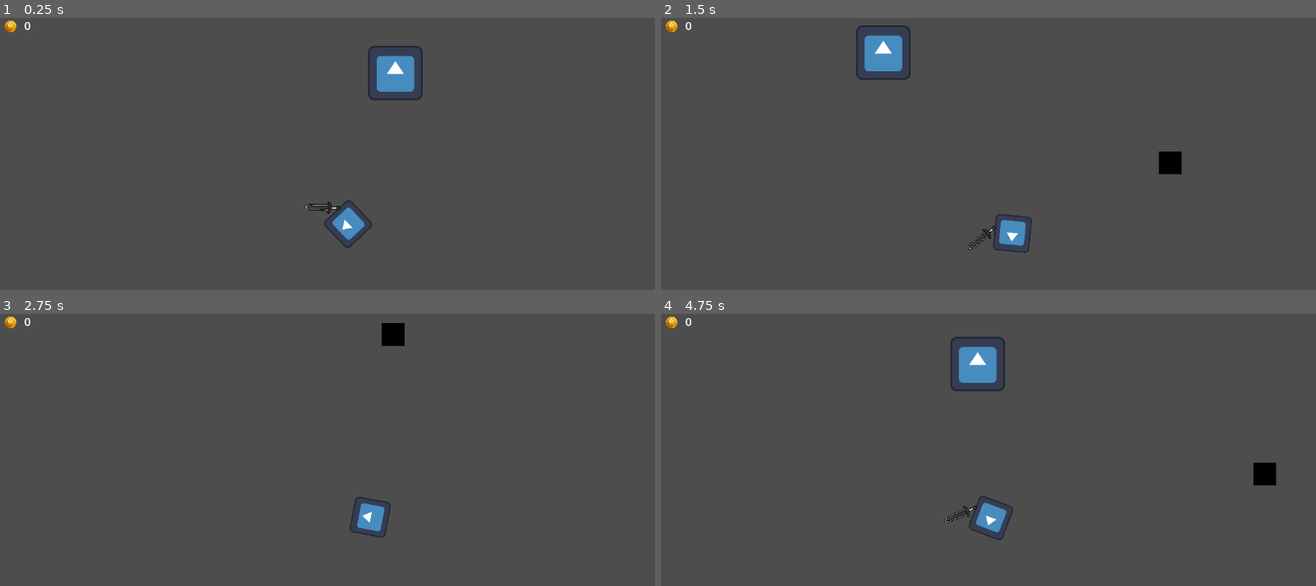
Above: before the commit, frames 1-4 (two rows, left to right).
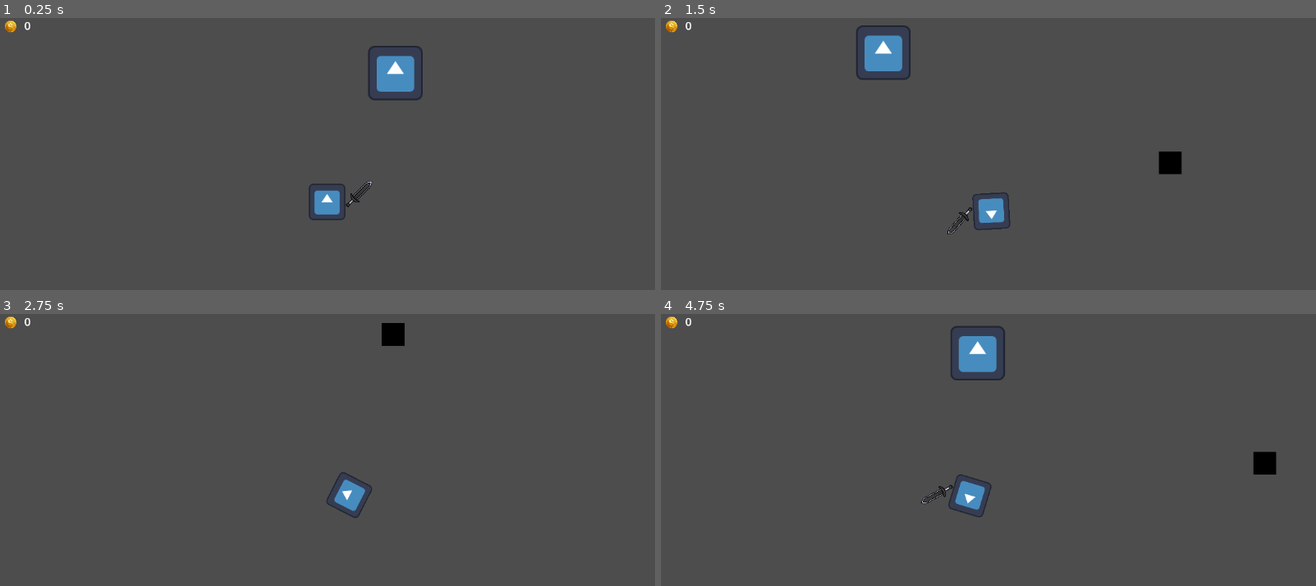
Above: after the commit, the same moments.

Repository: KevinSanchez96/Videojuego_Prototipado
Game: Godot game, scene res://scenes/world.tscn
The game is run twice, just before and just after one commit, with the same random seed, the same clock (stepped at 60 frames per second) and the same inputs. The engine's default icon, where the game draws it, is replaced by a stand-in: a white triangle on a blue panel in a dark square.
Inputs (mouse positions are in pixels of both pictures, inside the frame that each line leads up to):
- Up to frame 1 (0.25 s): no input
- Up to frame 2 (1.5 s): tap Enter at 0.5 s; move the mouse to (1132, 183) at 0.52 s; hold D (move_right) 0.53-1.28 s; click (1132, 183) at 0.6 s; move the mouse to (857, 219) at 1.27 s; hold S (move_down) from 1.28 s (still down); click (857, 219) at 1.35 s
- Up to frame 3 (2.75 s): move the mouse to (393, 417) at 2.02 s; release S (move_down) at 2.03 s; hold D (move_right) from 2.03 s (still down); tap E (interact) at 2.1 s; click (393, 417) at 2.3 s
- Up to frame 4 (4.75 s): move the mouse to (955, 572) at 2.77 s; release D (move_right) at 2.78 s; hold W (move_up) 2.78-3.53 s; click (955, 572) at 2.85 s; move the mouse to (1185, 553) at 3.52 s; hold A (move_left) from 3.53 s (still down); click (1185, 553) at 3.6 s; move the mouse to (792, 441) at 4.27 s; tap E (interact) at 4.35 s; click (792, 441) at 4.55 s

The runs differ from the first frame. In frame 1, 1.0% of the frame differs, in the area x 46-57%, y 59-85%; in frame 2, 1.0%; in frame 3, 0.9%; in frame 4, 2.1%, in the area x 39-94%, y 4-84%.

Commit message:
bug visual se pegan

Diff:
--- a/videojuego_prototipado/scenes/enemy.tscn
+++ b/videojuego_prototipado/scenes/enemy.tscn
@@ -16,9 +16,6 @@
 [sub_resource type="CircleShape2D" id="CircleShape2D_nenq2"]
 radius = 253.11
 
-[sub_resource type="CircleShape2D" id="CircleShape2D_8qclf"]
-radius = 111.52802
-
 [node name="Enemy" type="CharacterBody2D" unique_id=1571177986 groups=["enemigos"]]
 collision_layer = 2
 collision_mask = 0
@@ -26,24 +23,16 @@
 
 [node name="Sprite2D" type="Sprite2D" parent="." unique_id=477120180]
 texture = ExtResource("2_4ra3w")
-offset = Vector2(-1, -54)
 
 [node name="CollisionShape2D" type="CollisionShape2D" parent="." unique_id=365302352]
-position = Vector2(-1, -53)
 shape = SubResource("RectangleShape2D_5uy6h")
+disabled = true
 
 [node name="DetectionSpawn" type="Area2D" parent="." unique_id=1015114141]
 collision_layer = 4
 
 [node name="CollisionShape2D" type="CollisionShape2D" parent="DetectionSpawn" unique_id=1409615153]
-position = Vector2(-0.84375, -59.375)
 shape = SubResource("CircleShape2D_nenq2")
-
-[node name="AttackArea" type="Area2D" parent="." unique_id=545669544]
-
-[node name="CollisionShape2D" type="CollisionShape2D" parent="AttackArea" unique_id=994994558]
-position = Vector2(-1.5, -55.5)
-shape = SubResource("CircleShape2D_8qclf")
 
 [node name="State_Machine" type="Node" parent="." unique_id=571602481]
 script = ExtResource("3_5uy6h")
@@ -70,9 +59,6 @@
 one_shot = true
 
 [node name="Marker2D" type="Marker2D" parent="." unique_id=419714590]
-position = Vector2(0, -51)
 
 [connection signal="body_entered" from="DetectionSpawn" to="." method="_on_detection_spawn_body_entered"]
-[connection signal="body_entered" from="AttackArea" to="." method="_on_attack_area_body_entered"]
-[connection signal="body_exited" from="AttackArea" to="." method="_on_attack_area_body_exited"]
 [connection signal="timeout" from="State_Machine/Attack/AttackCooldown" to="State_Machine/Attack" method="_on_attack_cooldown_timeout"]
--- a/videojuego_prototipado/scenes/player.tscn
+++ b/videojuego_prototipado/scenes/player.tscn
@@ -22,27 +22,24 @@
 script = ExtResource("1_qo1am")
 
 [node name="CollisionShape2D" type="CollisionShape2D" parent="." unique_id=859508430]
-position = Vector2(73.5, 78)
 shape = SubResource("RectangleShape2D_27g2b")
 
 [node name="Sprite2D" type="Sprite2D" parent="." unique_id=1045880015]
-position = Vector2(74, 78)
 texture = ExtResource("1_480mm")
 
 [node name="Sword" type="Area2D" parent="Sprite2D" unique_id=20233686]
-position = Vector2(-74, -78)
 collision_layer = 4
 collision_mask = 2
 
 [node name="Sprite2D" type="Sprite2D" parent="Sprite2D/Sword" unique_id=587177641]
 z_index = 1
-position = Vector2(178.125, 53.125)
+position = Vector2(112.00001, -27.999992)
 rotation = 1.5708
 scale = Vector2(0.21, 0.21)
 texture = ExtResource("5_sysii")
 
 [node name="CollisionShape2D" type="CollisionShape2D" parent="Sprite2D/Sword" unique_id=870779556]
-position = Vector2(185, 46.999996)
+position = Vector2(111, -27.000004)
 rotation = 0.7978657
 scale = Vector2(-1.5987996, 1.6135448)
 shape = SubResource("CapsuleShape2D_fjrip")
@@ -52,7 +49,6 @@
 position_smoothing_speed = 8.0
 
 [node name="Marker2D" type="Marker2D" parent="." unique_id=2126147622]
-position = Vector2(74, 81)
 
 [node name="State_Machine" type="Node" parent="." unique_id=1936231923]
 script = ExtResource("2_qco6i")
--- a/videojuego_prototipado/scenes/scene1.tscn
+++ b/videojuego_prototipado/scenes/scene1.tscn
@@ -14,7 +14,6 @@
 [node name="CanvasLayer" type="CanvasLayer" parent="." unique_id=596574903]
 
 [node name="MainUI" parent="CanvasLayer" unique_id=1280682809 instance=ExtResource("5_tbgi4")]
-visible = false
 
 [node name="Door" parent="." unique_id=461972240 instance=ExtResource("3_007yp")]
 position = Vector2(604, -53)
--- a/videojuego_prototipado/scenes/scene2.tscn
+++ b/videojuego_prototipado/scenes/scene2.tscn
@@ -37,4 +37,7 @@
 theme_override_font_sizes/font_size = 100
 text = "3"
 
+[node name="Enemy5" parent="." unique_id=1948652078 instance=ExtResource("1_2nwup")]
+position = Vector2(166, -33)
+
 [connection signal="timeout" from="Timer" to="." method="_on_timer_timeout"]
--- a/videojuego_prototipado/scenes/vidaymonedasui/vidaymonedas_ui.gd
+++ /dev/null
@@ -1,18 +0,0 @@
-extends Control
-
-var coins = 0
-var textocoins = " : "
-
-# Called when the node enters the scene tree for the first time.
-func _ready() -> void:
-	$CanvasLayer/HBoxContainer/Label.text = " : " + str(coins)
-	pass # Replace with function body.
-
-
-# Called every frame. 'delta' is the elapsed time since the previous frame.
-func _process(delta: float) -> void:
-	pass
-
-func count_coin():
-	coins += 1
-	$CanvasLayer/HBoxContainer/Label.text = " : " + str(coins)
--- a/videojuego_prototipado/scenes/vidaymonedasui/vidaymonedas_ui.tscn
+++ /dev/null
@@ -1,35 +0,0 @@
-[gd_scene format=3 uid="uid://chohutpyyjea8"]
-
-[ext_resource type="Script" uid="uid://hf7ec8i5cmnq" path="res://scenes/vidaymonedasui/vidaymonedas_ui.gd" id="1_4vc48"]
-[ext_resource type="Texture2D" uid="uid://cmjuxxjvrnoah" path="res://assets/sprites/moneda_placeholder.png" id="2_2iake"]
-
-[sub_resource type="LabelSettings" id="LabelSettings_b6tg7"]
-
-[node name="vidaymonedasUI" type="Control" unique_id=135201236 groups=["monedas"]]
-layout_mode = 3
-anchors_preset = 15
-anchor_right = 1.0
-anchor_bottom = 1.0
-grow_horizontal = 2
-grow_vertical = 2
-script = ExtResource("1_4vc48")
-
-[node name="CanvasLayer" type="CanvasLayer" parent="." unique_id=1661882208]
-
-[node name="HBoxContainer" type="HBoxContainer" parent="CanvasLayer" unique_id=264462577]
-offset_right = 40.0
-offset_bottom = 40.0
-
-[node name="TextureRect" type="TextureRect" parent="CanvasLayer/HBoxContainer" unique_id=277587581]
-layout_mode = 2
-texture = ExtResource("2_2iake")
-expand_mode = 2
-
-[node name="Label" type="Label" parent="CanvasLayer/HBoxContainer" unique_id=1768303740]
-layout_mode = 2
-size_flags_vertical = 0
-text = ": fadsfas
-"
-label_settings = SubResource("LabelSettings_b6tg7")
-horizontal_alignment = 1
-vertical_alignment = 1
--- a/videojuego_prototipado/scripts/enemy/enemy.gd
+++ b/videojuego_prototipado/scripts/enemy/enemy.gd
@@ -9,11 +9,11 @@
 var health = 0
 var hurt_time = 0.0
 var hurt_duration = 0.15
-var player_in_attack_range = false
 var attack = 10
 
 func _ready():
 	health = max_health
+
 	for state in state_machine.get_children():
 		if state is State:
 			state.entity = self
@@ -21,6 +21,7 @@
 
 	$CollisionShape2D.disabled = true
 	$Sprite2D.visible = false
+
 	state_machine.change_state($State_Machine/Sleep)
 
 
@@ -48,8 +49,6 @@
 func _physics_process(delta):
 	move_and_slide()
 
-	velocity = velocity * 0.9
-
 	if hurt_time > 0:
 		hurt_time -= delta
 
@@ -58,15 +57,5 @@
 
 
 func _on_detection_spawn_body_entered(body: Node2D) -> void:
-	if body.name == "Player":
+	if body.is_in_group("player"):
 		$State_Machine.change_state($State_Machine/Spawn)
-
-
-func _on_attack_area_body_entered(body: Node2D) -> void:
-	if body.name == "Player":
-		player_in_attack_range = true
-
-
-func _on_attack_area_body_exited(body: Node2D) -> void:
-	if body.name == "Player":
-		player_in_attack_range = false
--- a/videojuego_prototipado/scripts/enemy/states/attack.gd
+++ b/videojuego_prototipado/scripts/enemy/states/attack.gd
@@ -1,23 +1,32 @@
 extends State
 
 @onready var cooldown_timer = $AttackCooldown
-var attack_cooldown = 1.0
+
 var can_attack = true
+var exit_attack_distance = 140
 
 func enter():
 	entity.velocity = Vector2.ZERO
 
 func update(delta):
-	if !entity.player_in_attack_range:
+	var player = entity.player
+
+	if player == null:
+		return
+
+	var distance = entity.global_position.distance_to(player.global_position)
+
+	if distance > exit_attack_distance:
 		state_machine.change_state(state_machine.get_node("Chase"))
 		return
+
+	entity.velocity = Vector2.ZERO
 
 	if can_attack:
 		can_attack = false
 		entity.player.take_damage(entity.attack)
-		print ("Ataque :",entity.attack)
+		print("Ataque:", entity.attack)
 		cooldown_timer.start()
-
 
 func _on_attack_cooldown_timeout() -> void:
 	can_attack = true
--- a/videojuego_prototipado/scripts/enemy/states/chase.gd
+++ b/videojuego_prototipado/scripts/enemy/states/chase.gd
@@ -1,26 +1,23 @@
 extends State
 
 var speed = 120
-var stop_distance = 20
+var attack_distance = 110
 
 func update(delta):
 	var player = entity.player
 
-	if entity.player_in_attack_range:
+	if player == null:
+		return
+
+	var distance = entity.global_position.distance_to(player.global_position)
+
+	print(distance)
+	if distance <= attack_distance:
+		entity.velocity = Vector2.ZERO
 		state_machine.change_state(state_machine.get_node("Attack"))
 		return
 
-	if player==null:
-		return
+	var direction = player.global_position - entity.global_position
+	direction = direction.normalized()
 
-	var targetplayer = player.get_node("Marker2D")
-	var targetenemy = entity.get_node("Marker2D")
-	var distance = targetenemy.global_position.distance_to(player.get_node("Marker2D").global_position)
-
-	if distance < stop_distance:
-		entity.velocity = Vector2.ZERO
-		return
-
-	var direction = targetplayer.global_position - targetenemy.global_position
-	direction = direction.normalized()
 	entity.velocity = direction * speed
--- a/videojuego_prototipado/scripts/player/player.gd
+++ b/videojuego_prototipado/scripts/player/player.gd
@@ -21,6 +21,7 @@
 	health = max_health
 	for state in state_machine.get_children():
 		state.entity = self
+		state.state_machine = state_machine
 
 	state_machine.change_state($State_Machine/Idle)
 
@@ -48,6 +49,7 @@
 		return
 	state_machine.change_state(state_machine.get_node("Hurt"))
 
+
 func _on_sword_body_entered(body: Node2D) -> void:
 	if body.has_method("take_damage") and can_hit:
 
--- a/videojuego_prototipado/scripts/player/states/hurt.gd
+++ b/videojuego_prototipado/scripts/player/states/hurt.gd
@@ -1,12 +1,15 @@
 extends State
 
-var timer = 0.2
+var timer = 0.0
 
 func enter():
 	entity.velocity = Vector2.ZERO
+	entity.get_node("Sprite2D").modulate = Color(1,0,0)
+	timer = 0.2
 
 func update(delta):
-	timer = 0.2
 	timer -= delta
+
 	if timer <= 0:
+		entity.get_node("Sprite2D").modulate = Color(1,1,1)
 		state_machine.change_state(state_machine.get_node("Idle"))
Not shown, removed: videojuego_prototipado/scenes/vidaymonedasui/vidaymonedas_ui.gd.uid
